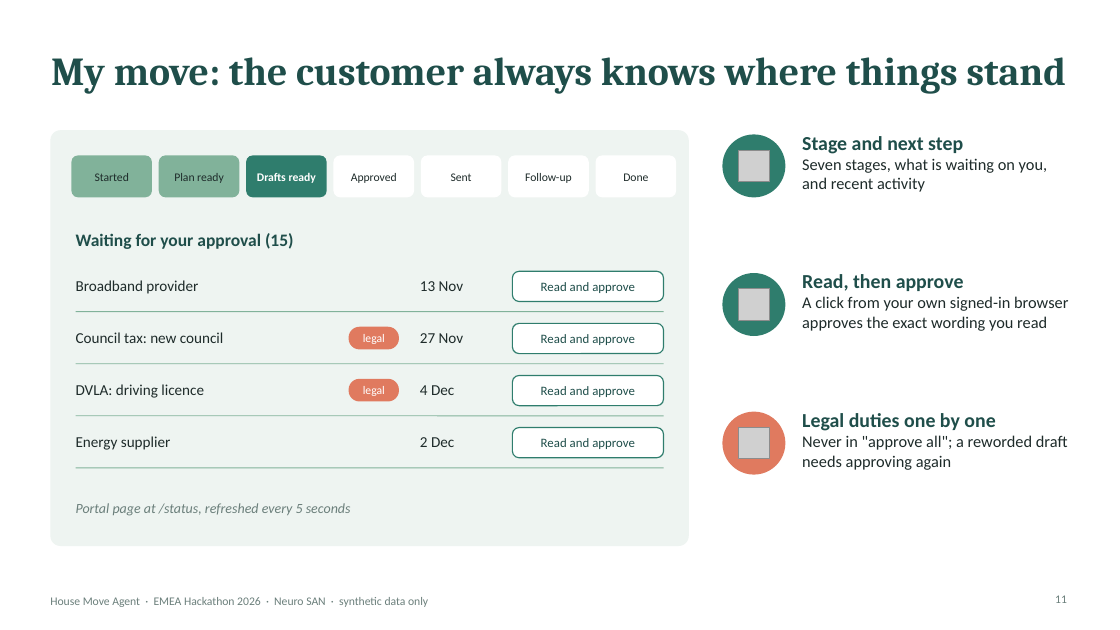
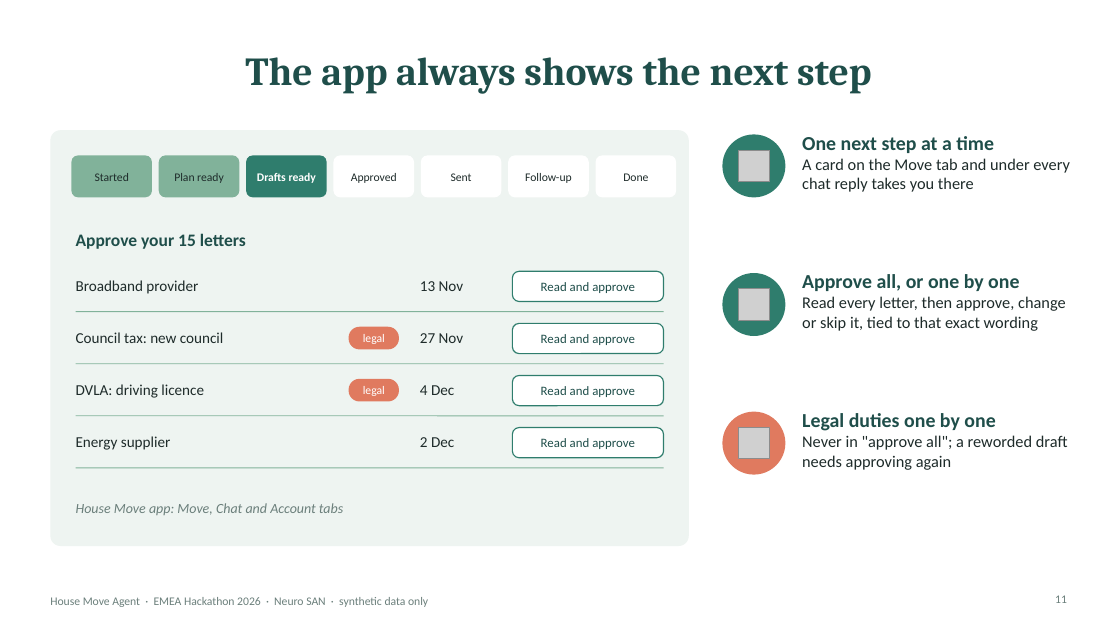
Before and after one commit to varadarajp/neuro-san-house-move, a slide deck: slide 11 of House_Move_Agent.pptx. Drawn at 1120x630 pixels with LibreOffice and Linux fonts; fonts in the diff are those of the drawing; grey boxes stand for pictures. Boxes give left, top, right and bottom in pixels: in the first picture for what was removed or moved away, otherwise in the second. Text is boxed around its words. In the diff, an @@ line names an element or a change of style, - is before the commit and + after.

```diff
--- a/House_Move_Agent.pptx
+++ b/House_Move_Agent.pptx
@@ title at bbox=[245, 57, 872, 94]: text changed @@
-My move: the customer always knows where things stand
+The app always shows the next step
@@ text at bbox=[802, 136, 1070, 192]: text changed @@
-Stage and next step
-Seven stages, what is waiting on you, and recent activity
+One next step at a time
+A card on the Move tab and under every chat reply takes you there
@@ text at bbox=[76, 233, 246, 249]: text changed @@
-Waiting for your approval (15)
+Approve your 15 letters
@@ text at bbox=[802, 274, 1066, 331]: text changed @@
-Read, then approve
-A click from your own signed-in browser approves the exact wording you read
+Approve all, or one by one
+Read every letter, then approve, change or skip it, tied to that exact wording
@@ text at bbox=[76, 503, 343, 515]: text changed @@
-Portal page at /status, refreshed every 5 seconds
+House Move app: Move, Chat and Account tabs
```
Also in this commit, not shown: 8 other slides changed, 2 slides added.
